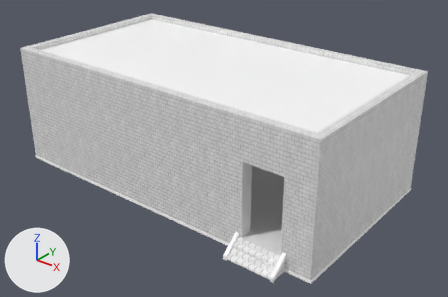
An edit to the FBX model Assets/FBX/School - class of geography/Models/building.fbx, drawn before and after from the same camera.
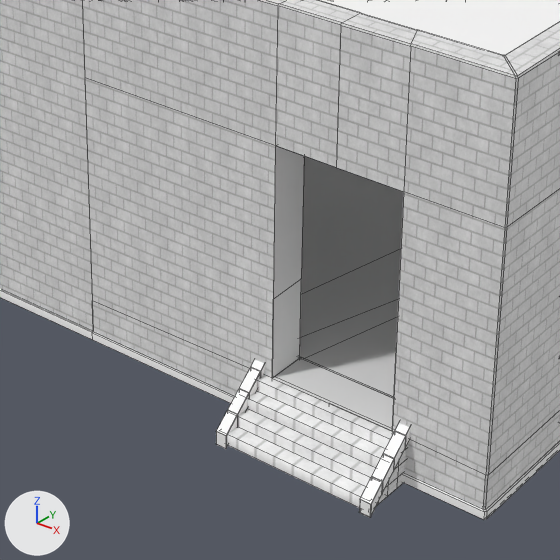
Old and new are each drawn whole from a 50 mm camera at (11.27, -13.56, 9.01) aimed at (0.6, -0.23, 0.74) and again close up on the part from 34% to 75% of the width and 39% to 100% of the height. The lights are fixed; the arrows at lower left show +X, +Y and +Z. The close-ups show mesh edges as thin lines. Where no turn or scale is listed for an object, it has been applied to the vertices. Vertices at the same position are counted once.

Script lines for the objects in view, before the commit:
```python
me_mesh = bpy.data.meshes.new('Mesh')
me_mesh.from_pydata(...)  # 967 vertices, 872 faces; spans x -5.4..5.4, y -3.15..3.15, z -0.03..3.8
# faces by material slot: [289, 136, 205, 187, 18, 22, 15]
me_mesh.materials.append(mat_m_exterior_walls)  # its picture is missing
me_mesh.materials.append(mat_m_border)  # white #e7e7e7
me_mesh.materials.append(mat_m_white_bricks)  # picture img_bricks_white_height_png
me_mesh.materials.append(mat_wall)  # white #e7e7e7
me_mesh.materials.append(mat_ceiling)  # white #e7e7e7
me_mesh.materials.append(mat_shool_floor)  # white #e7e7e7
me_mesh.materials.append(mat_m_roof)  # its picture is missing
ob_building = bpy.data.objects.new('building', me_mesh)
ob_building.location = (0.0, -0.25, -0.4)
```
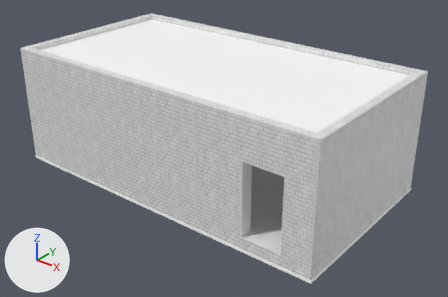
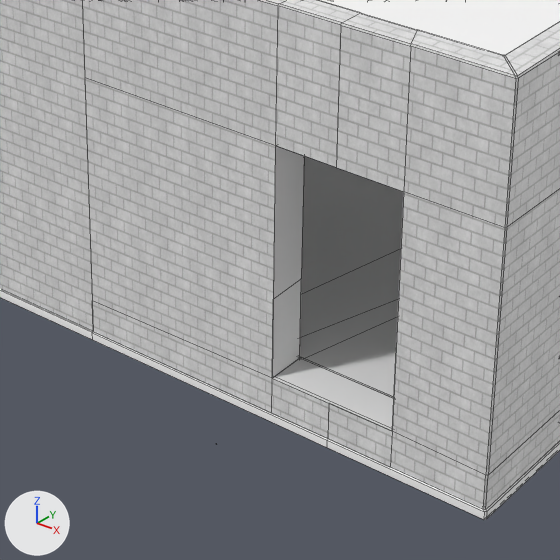
Changed parts and their boxes [x1, y1, x2, y2] in the close-ups (560 x 560 px):
part 1 of me_mesh, deleted
    before: [239, 368, 260, 396]
part 2 of me_mesh, deleted
    before: [372, 454, 394, 493]
part 3 of me_mesh, deleted
    before: [228, 389, 249, 416]
part 4 of me_mesh, deleted
    before: [383, 432, 405, 472]
part 5 of me_mesh, deleted
    before: [359, 477, 382, 517]
part 6 of me_mesh, deleted
    before: [216, 360, 410, 508]

The change in detail:
me_mesh is used by ob_building; location (0.0, -0.25, -0.4).
me_mesh had 967 vertices, 872 faces and spanned x -5.4..5.4, y -3.15..3.15, z -0.03..3.8.
me_mesh now has 774 vertices, 651 faces and spans x -5.4..5.4, y -3.15..3.15, z -0.03..3.8.
me_mesh part 1: the loose piece of 24 vertices spanning x 3.11..3.22, y -2.85..-2.69, z 0.23..0.49 is deleted.
me_mesh part 2: the loose piece of 24 vertices spanning x 4.56..4.66, y -3.0..-2.85, z 0.1..0.36 is deleted.
me_mesh part 3: the loose piece of 24 vertices spanning x 3.11..3.22, y -3.0..-2.85, z 0.1..0.36 is deleted.
me_mesh part 4: the loose piece of 24 vertices spanning x 4.56..4.66, y -2.85..-2.69, z 0.23..0.49 is deleted.
me_mesh part 5: the loose piece of 24 vertices spanning x 4.56..4.66, y -3.15..-3.0, z -0.03..0.23 is deleted.
Part 6, on me_mesh:
73 vertices are removed from x 3.11..4.66, y -3.15..-2.69, z -0.03..0.49.
91 faces are deleted.
